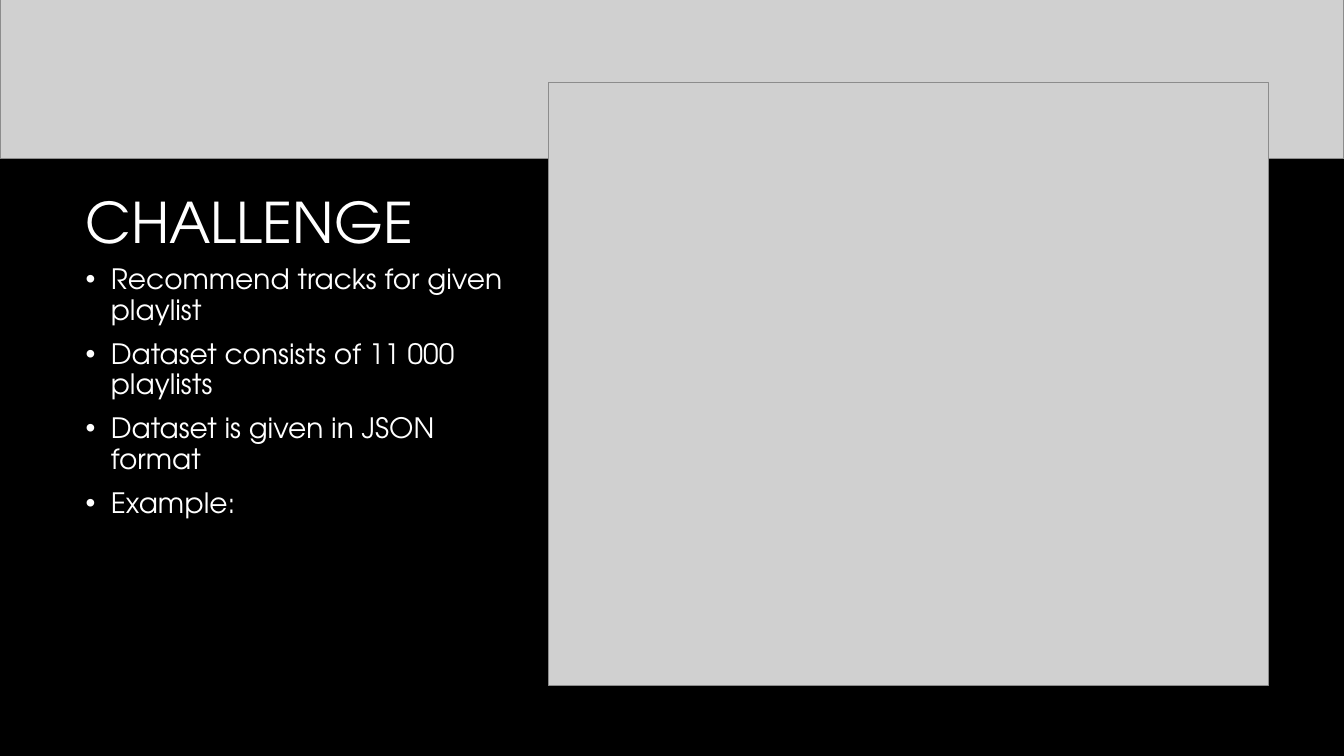
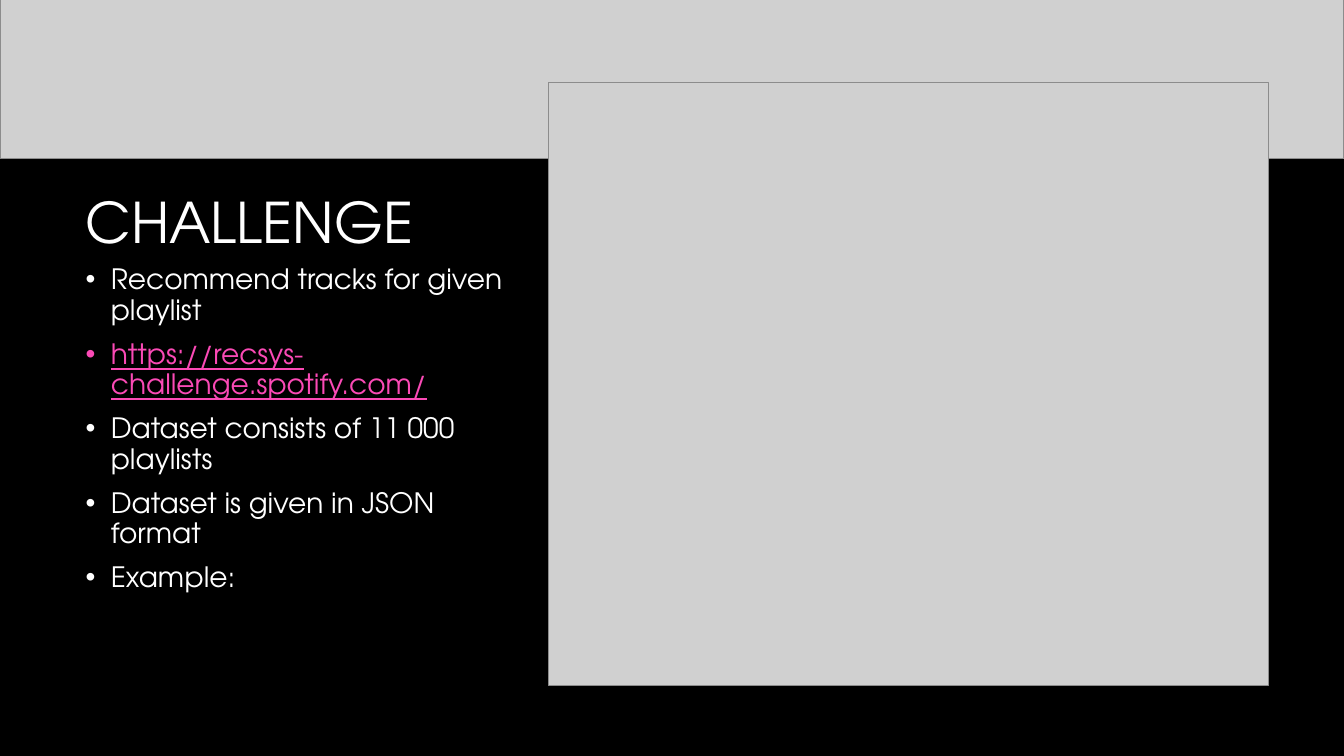
Before and after one commit to spica29/Recommender-system, a slide deck: slide 2 of Recommender system.pptx. Drawn at 1344x756 pixels with LibreOffice and Linux fonts; fonts in the diff are those of the drawing; grey boxes stand for pictures; background and template pictures are left out. Boxes give left, top, right and bottom in pixels: in the first picture for what was removed or moved away, otherwise in the second. Text is boxed around its words. In the diff, an @@ line names an element or a change of style, - is before the commit and + after.

```diff
--- a/Recommender system.pptx
+++ b/Recommender system.pptx
@@ text at (111, 343, 427, 400): paragraph added @@
+• https://recsys-challenge.spotify.com/
```
Also in this commit, not shown: 2 other slides changed, 1 slide added, 1 slide removed, 12 other files.
